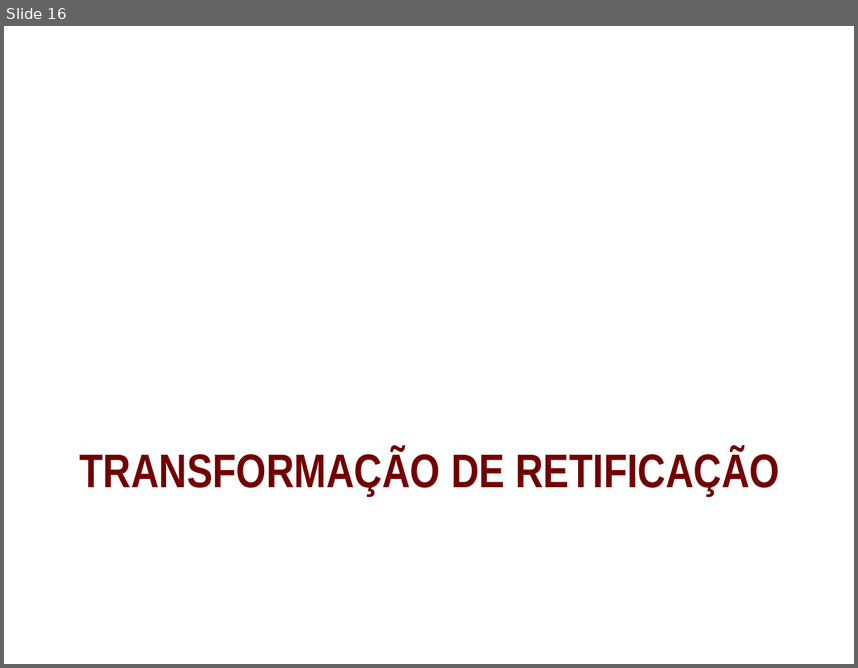
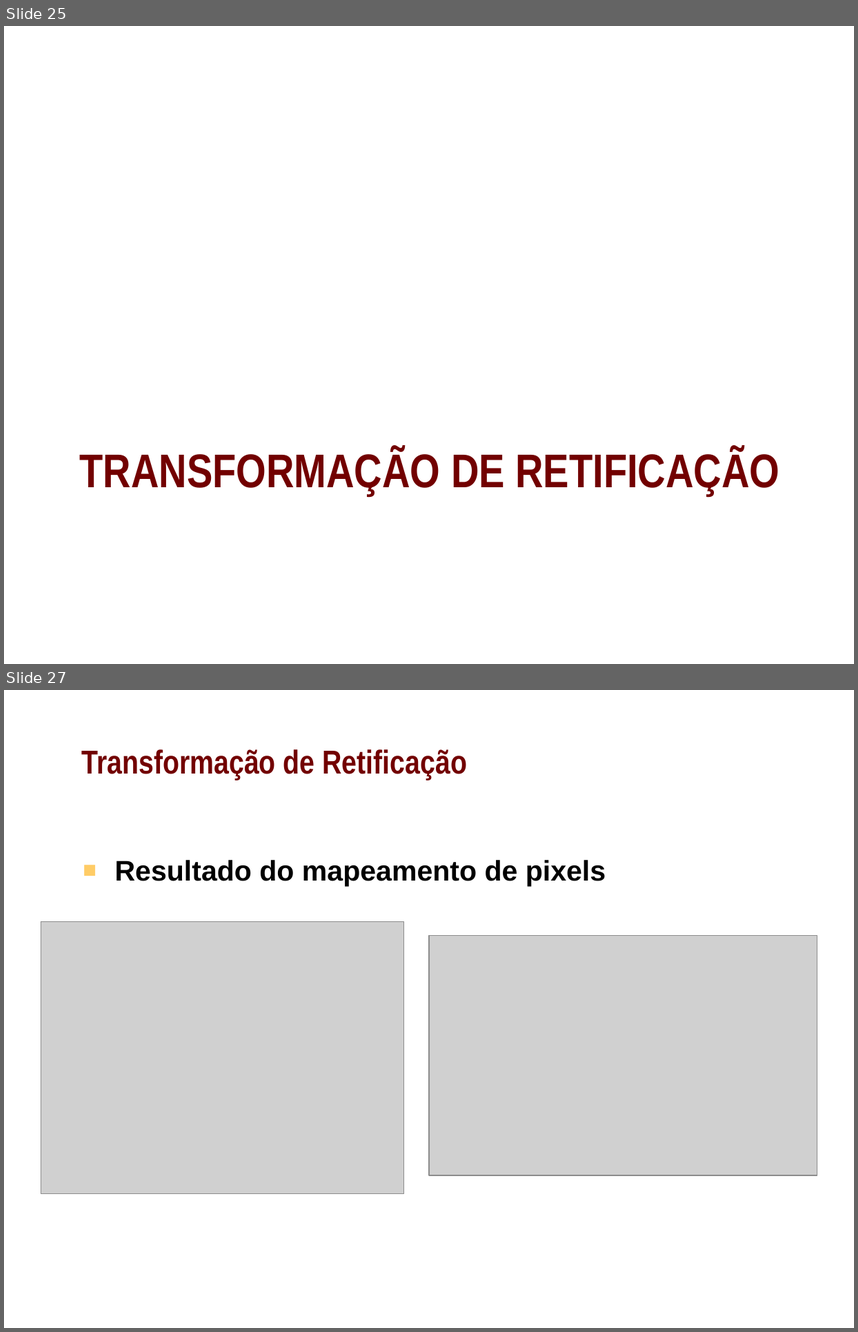
Before and after one commit to shannonyu/perspective-rectification, a slide deck: doc/pres.pptx. Shown one above the other, each under a label of ours: slide 16 before the commit, slides 25 and 27 after it; the slides between them are not shown. The pictures are 858x668 and 858x1332 pixels, drawn with LibreOffice and Linux fonts; fonts in the diff are those of the drawing; grey boxes stand for pictures; background and template pictures are left out. Boxes give left, top, right and bottom in pixels: in the first picture for what was removed or moved away, otherwise in the second. Text is boxed around its words. In the diff, an @@ line names an element or a change of style, - is before the commit and + after.

```diff
--- a/doc/pres.pptx
+++ b/doc/pres.pptx
@@ slide 27 added at bbox=[4, 690, 854, 1328], background picture (left out) @@
@@ title added at bbox=[82, 749, 467, 780], 28 pt, text #720000, bold @@
+Transformação de Retificação
@@ text added at bbox=[115, 860, 606, 886], 24 pt, text #000000, bold @@
+■ Resultado do mapeamento de pixels
@@ picture added at bbox=[41, 922, 404, 1193] @@
@@ picture added at bbox=[429, 935, 817, 1174] @@
@@ what was slide 16 is now slide 25 @@
```
Also in this commit, not shown: 2 slides changed, 10 other slides added.
